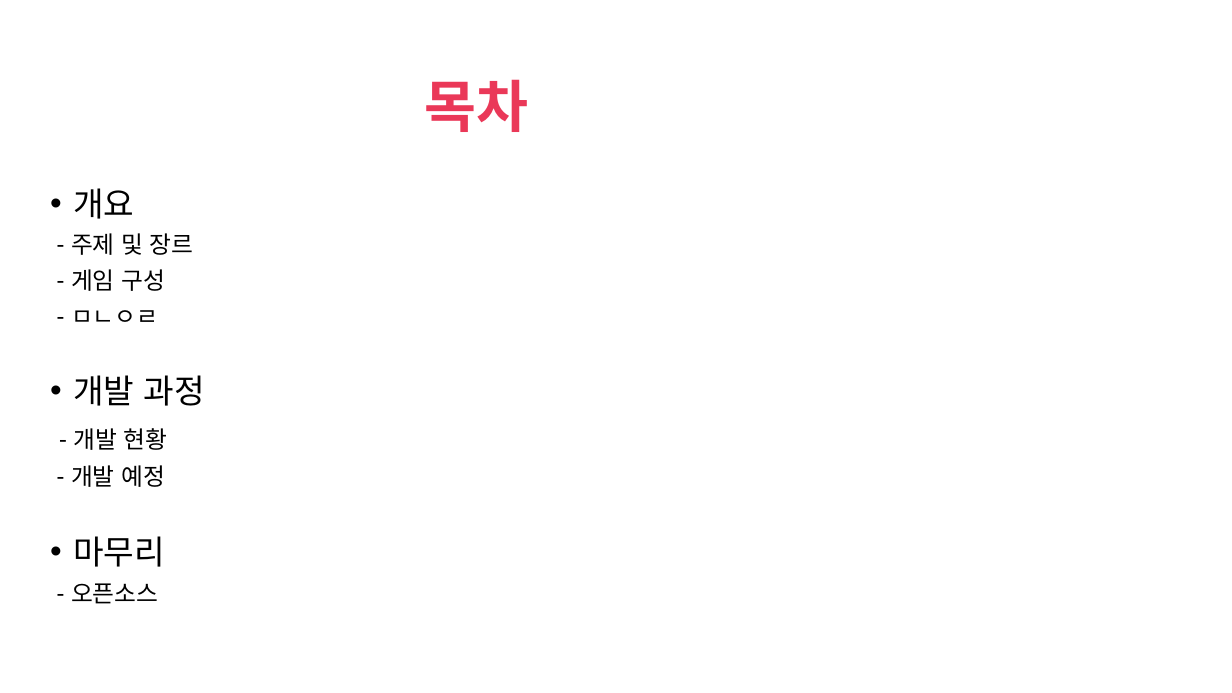
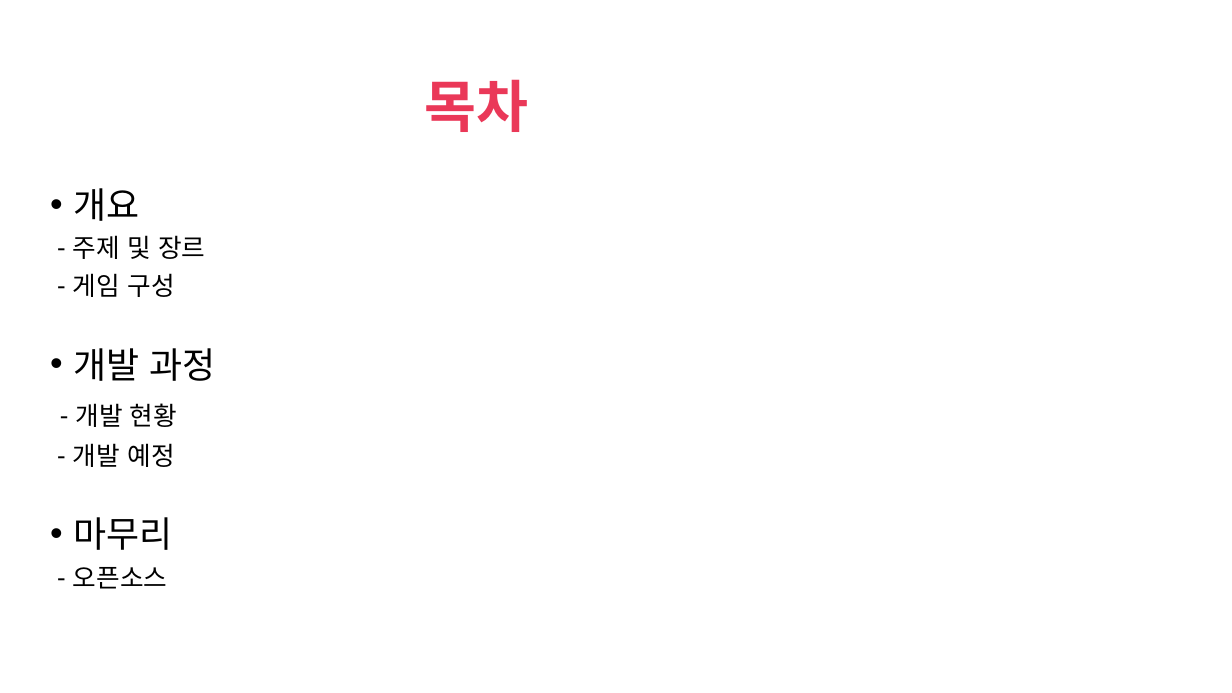
Before and after one commit to seokhee123/DBLAB, a slide deck: slide 2 of 게임 프로그래밍.pptx. Drawn at 1232x693 pixels with LibreOffice and Linux fonts; fonts in the diff are those of the drawing; background and template pictures are left out. Boxes give left, top, right and bottom in pixels: in the first picture for what was removed or moved away, otherwise in the second. Text is boxed around its words. In the diff, an @@ line names an element or a change of style, - is before the commit and + after.

```diff
--- a/게임 프로그래밍.pptx
+++ b/게임 프로그래밍.pptx
@@ text "개요" at [73,188,215,589]: size 25.9 to 28 pt in "개요", "개발 과정", "마무리"; size 18.5 to 20 pt in "- 주제 및 장르", "- 게임 구성", "- 개발 현황", "- 개발 예정" and 1 more places @@
@@ text at [71,310,158,322]: paragraph removed @@
-- ㅁㄴㅇㄹ
```
Also in this commit, not shown: 1 other slide changed, 5 slides added.
